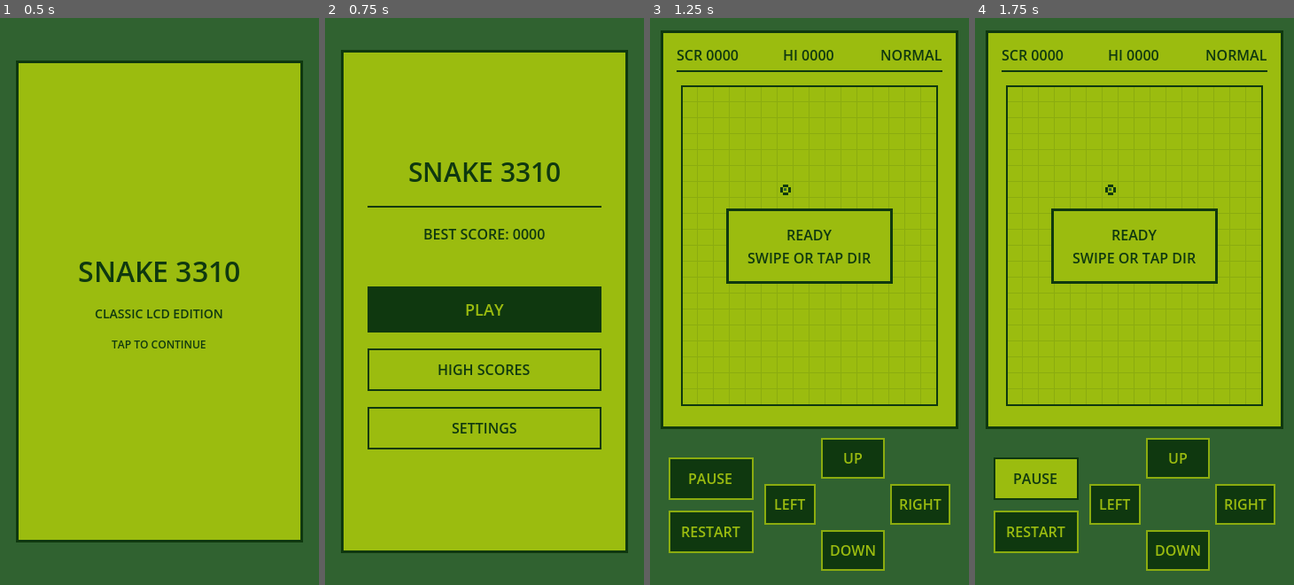
Above: before the commit, frames 1-4 (left to right).
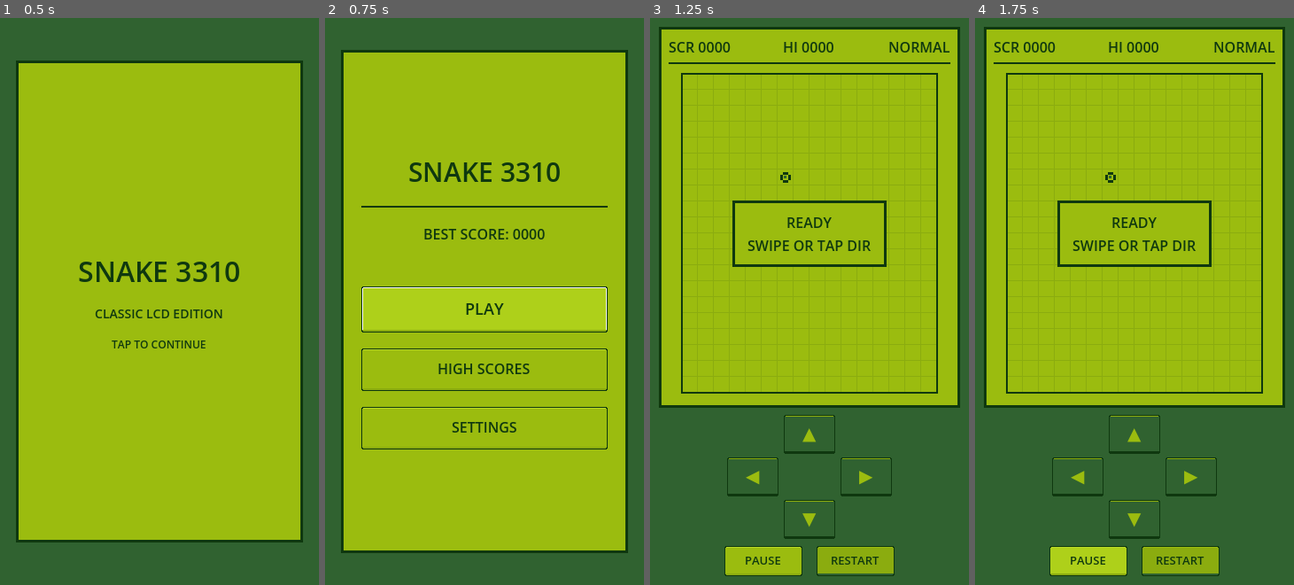
Above: after the commit, the same moments.

Repository: wiwiwinter/snake-3310-game
Game: Godot game, scene res://scenes/main/main.tscn
The game is run twice, just before and just after one commit, with the same random seed, the same clock (stepped at 60 frames per second) and the same inputs.
Inputs (mouse positions are in pixels of both pictures, inside the frame that each line leads up to):
- Up to frame 1 (0.5 s): no input
- Up to frame 2 (0.75 s): tap Enter (ui_accept) at 0.5 s; move the mouse to (554, 273) at 0.52 s; hold Right (move_right) from 0.53 s (still down); click (554, 273) at 0.67 s
- Up to frame 3 (1.25 s): keep holding Right (move_right); tap Enter (ui_accept) at 0.77 s
- Up to frame 4 (1.75 s): release Right (move_right) at 1.25 s; click "PAUSE" at 1.25 s

Frame 1 is identical in both runs. In frame 2, 6.9% of the frame differs, in the area x 11-89%, y 33-77%; in frame 3, 22%; in frame 4, 22%, in the area x 2-98%, y 1-99%.

Commit message:
test(qa): complete Phase 8 integration tests, Android Back support, and monochrome Game Boy UI polish

Diff:
--- a/scenes/game/game_scene.tscn
+++ b/scenes/game/game_scene.tscn
@@ -28,14 +28,14 @@
 anchor_bottom = 1.0
 grow_horizontal = 2
 grow_vertical = 2
-theme_override_constants/margin_left = 12
-theme_override_constants/margin_top = 14
-theme_override_constants/margin_right = 12
-theme_override_constants/margin_bottom = 14
+theme_override_constants/margin_left = 10
+theme_override_constants/margin_top = 10
+theme_override_constants/margin_right = 10
+theme_override_constants/margin_bottom = 10
 
 [node name="MainColumn" type="VBoxContainer" parent="SafeMargin"]
 layout_mode = 2
-theme_override_constants/separation = 10
+theme_override_constants/separation = 8
 
 [node name="LcdFrame" type="PanelContainer" parent="SafeMargin/MainColumn"]
 layout_mode = 2
@@ -232,75 +232,83 @@
 layout_mode = 2
 text = "MAIN MENU"
 
-[node name="KeypadDeck" type="HBoxContainer" parent="SafeMargin/MainColumn"]
-custom_minimum_size = Vector2(0, 152)
-layout_mode = 2
-theme_override_constants/separation = 12
+[node name="KeypadDeck" type="VBoxContainer" parent="SafeMargin/MainColumn"]
+layout_mode = 2
+theme_override_constants/separation = 8
 alignment = 1
 
-[node name="ActionColumn" type="VBoxContainer" parent="SafeMargin/MainColumn/KeypadDeck"]
-layout_mode = 2
-theme_override_constants/separation = 12
+[node name="DpadCenter" type="CenterContainer" parent="SafeMargin/MainColumn/KeypadDeck"]
+layout_mode = 2
+
+[node name="DpadGrid" type="GridContainer" parent="SafeMargin/MainColumn/KeypadDeck/DpadCenter"]
+layout_mode = 2
+theme_override_constants/h_separation = 6
+theme_override_constants/v_separation = 4
+columns = 3
+
+[node name="PadTL" type="Control" parent="SafeMargin/MainColumn/KeypadDeck/DpadCenter/DpadGrid"]
+custom_minimum_size = Vector2(58, 44)
+layout_mode = 2
+
+[node name="UpButton" type="Button" parent="SafeMargin/MainColumn/KeypadDeck/DpadCenter/DpadGrid"]
+unique_name_in_owner = true
+custom_minimum_size = Vector2(58, 44)
+layout_mode = 2
+theme_override_font_sizes/font_size = 20
+text = "▲"
+
+[node name="PadTR" type="Control" parent="SafeMargin/MainColumn/KeypadDeck/DpadCenter/DpadGrid"]
+custom_minimum_size = Vector2(58, 44)
+layout_mode = 2
+
+[node name="LeftButton" type="Button" parent="SafeMargin/MainColumn/KeypadDeck/DpadCenter/DpadGrid"]
+unique_name_in_owner = true
+custom_minimum_size = Vector2(58, 44)
+layout_mode = 2
+theme_override_font_sizes/font_size = 20
+text = "◀"
+
+[node name="PadCenter" type="Control" parent="SafeMargin/MainColumn/KeypadDeck/DpadCenter/DpadGrid"]
+custom_minimum_size = Vector2(58, 44)
+layout_mode = 2
+
+[node name="RightButton" type="Button" parent="SafeMargin/MainColumn/KeypadDeck/DpadCenter/DpadGrid"]
+unique_name_in_owner = true
+custom_minimum_size = Vector2(58, 44)
+layout_mode = 2
+theme_override_font_sizes/font_size = 20
+text = "▶"
+
+[node name="PadBL" type="Control" parent="SafeMargin/MainColumn/KeypadDeck/DpadCenter/DpadGrid"]
+custom_minimum_size = Vector2(58, 44)
+layout_mode = 2
+
+[node name="DownButton" type="Button" parent="SafeMargin/MainColumn/KeypadDeck/DpadCenter/DpadGrid"]
+unique_name_in_owner = true
+custom_minimum_size = Vector2(58, 44)
+layout_mode = 2
+theme_override_font_sizes/font_size = 20
+text = "▼"
+
+[node name="PadBR" type="Control" parent="SafeMargin/MainColumn/KeypadDeck/DpadCenter/DpadGrid"]
+custom_minimum_size = Vector2(58, 44)
+layout_mode = 2
+
+[node name="ActionRow" type="HBoxContainer" parent="SafeMargin/MainColumn/KeypadDeck"]
+layout_mode = 2
+theme_override_constants/separation = 16
 alignment = 1
 
-[node name="PauseButton" type="Button" parent="SafeMargin/MainColumn/KeypadDeck/ActionColumn"]
-unique_name_in_owner = true
-custom_minimum_size = Vector2(96, 48)
-layout_mode = 2
+[node name="PauseButton" type="Button" parent="SafeMargin/MainColumn/KeypadDeck/ActionRow"]
+unique_name_in_owner = true
+custom_minimum_size = Vector2(88, 34)
+layout_mode = 2
+theme_override_font_sizes/font_size = 13
 text = "PAUSE"
 
-[node name="RestartButton" type="Button" parent="SafeMargin/MainColumn/KeypadDeck/ActionColumn"]
-unique_name_in_owner = true
-custom_minimum_size = Vector2(96, 48)
-layout_mode = 2
+[node name="RestartButton" type="Button" parent="SafeMargin/MainColumn/KeypadDeck/ActionRow"]
+unique_name_in_owner = true
+custom_minimum_size = Vector2(88, 34)
+layout_mode = 2
+theme_override_font_sizes/font_size = 13
 text = "RESTART"
-
-[node name="DpadGrid" type="GridContainer" parent="SafeMargin/MainColumn/KeypadDeck"]
-layout_mode = 2
-theme_override_constants/h_separation = 6
-theme_override_constants/v_separation = 6
-columns = 3
-
-[node name="PadTL" type="Control" parent="SafeMargin/MainColumn/KeypadDeck/DpadGrid"]
-custom_minimum_size = Vector2(58, 46)
-layout_mode = 2
-
-[node name="UpButton" type="Button" parent="SafeMargin/MainColumn/KeypadDeck/DpadGrid"]
-unique_name_in_owner = true
-custom_minimum_size = Vector2(58, 46)
-layout_mode = 2
-text = "UP"
-
-[node name="PadTR" type="Control" parent="SafeMargin/MainColumn/KeypadDeck/DpadGrid"]
-custom_minimum_size = Vector2(58, 46)
-layout_mode = 2
-
-[node name="LeftButton" type="Button" parent="SafeMargin/MainColumn/KeypadDeck/DpadGrid"]
-unique_name_in_owner = true
-custom_minimum_size = Vector2(58, 46)
-layout_mode = 2
-text = "LEFT"
-
-[node name="PadCenter" type="Control" parent="SafeMargin/MainColumn/KeypadDeck/DpadGrid"]
-custom_minimum_size = Vector2(58, 46)
-layout_mode = 2
-
-[node name="RightButton" type="Button" parent="SafeMargin/MainColumn/KeypadDeck/DpadGrid"]
-unique_name_in_owner = true
-custom_minimum_size = Vector2(58, 46)
-layout_mode = 2
-text = "RIGHT"
-
-[node name="PadBL" type="Control" parent="SafeMargin/MainColumn/KeypadDeck/DpadGrid"]
-custom_minimum_size = Vector2(58, 46)
-layout_mode = 2
-
-[node name="DownButton" type="Button" parent="SafeMargin/MainColumn/KeypadDeck/DpadGrid"]
-unique_name_in_owner = true
-custom_minimum_size = Vector2(58, 46)
-layout_mode = 2
-text = "DOWN"
-
-[node name="PadBR" type="Control" parent="SafeMargin/MainColumn/KeypadDeck/DpadGrid"]
-custom_minimum_size = Vector2(58, 46)
-layout_mode = 2
--- a/scripts/core/main.gd
+++ b/scripts/core/main.gd
@@ -99,6 +99,29 @@
 		_screen_tween.kill()
 
 
+func _notification(what: int) -> void:
+	if what == NOTIFICATION_WM_GO_BACK_REQUEST:
+		handle_android_back()
+
+
+func handle_android_back() -> void:
+	match current_screen:
+		Screen.SPLASH:
+			show_main_menu()
+		Screen.SETTINGS, Screen.HIGH_SCORES:
+			_on_back_to_menu()
+		Screen.GAME:
+			if game_scene.session != null and (
+				game_scene.session.state == SnakeGameSession.State.PLAYING
+				or game_scene.session.state == SnakeGameSession.State.PAUSED
+			):
+				game_scene.toggle_pause()
+			else:
+				_on_back_to_menu()
+		Screen.MAIN_MENU:
+			pass
+
+
 func _switch_screen(target: Screen) -> void:
 	current_screen = target
 	splash_screen.visible = (target == Screen.SPLASH)
--- a/scripts/gameplay/game_scene.gd
+++ b/scripts/gameplay/game_scene.gd
@@ -218,8 +218,15 @@
 
 
 func _style_keypad() -> void:
-	for btn in [up_button, down_button, left_button, right_button, pause_button, restart_button]:
-		LcdTheme.style_keypad_button(btn)
+	for btn in [up_button, down_button, left_button, right_button]:
+		LcdTheme.apply_pixel_button(btn, LcdTheme.ButtonVariant.CYAN)
+	LcdTheme.apply_pixel_button(pause_button, LcdTheme.ButtonVariant.AMBER)
+	LcdTheme.apply_pixel_button(restart_button, LcdTheme.ButtonVariant.RED)
+	LcdTheme.apply_pixel_button(resume_button, LcdTheme.ButtonVariant.GREEN)
+	LcdTheme.apply_pixel_button(pause_restart_button, LcdTheme.ButtonVariant.AMBER)
+	LcdTheme.apply_pixel_button(pause_menu_button, LcdTheme.ButtonVariant.RED)
+	LcdTheme.apply_pixel_button(play_again_button, LcdTheme.ButtonVariant.GREEN)
+	LcdTheme.apply_pixel_button(game_over_menu_button, LcdTheme.ButtonVariant.RED)
 
 
 func _sync_view(last_result: SnakeGameSession.TickResult = SnakeGameSession.TickResult.NONE) -> void:
--- a/scripts/ui/high_score_screen.gd
+++ b/scripts/ui/high_score_screen.gd
@@ -13,6 +13,7 @@
 
 func _ready() -> void:
 	back_button.pressed.connect(func() -> void: back_requested.emit())
+	LcdTheme.apply_pixel_button(back_button, LcdTheme.ButtonVariant.RED)
 
 
 func _unhandled_input(event: InputEvent) -> void:
--- a/scripts/ui/lcd_theme.gd
+++ b/scripts/ui/lcd_theme.gd
@@ -1,55 +1,159 @@
 class_name LcdTheme
 extends RefCounted
-## Builds a shared monochrome green LCD Theme for menus, overlays, and keypad controls.
+## Shared monochrome LCD theme for the game screen plus tactile 9-slice pixel-bevel arcade buttons.
+
+enum ButtonVariant {
+	GREEN,
+	AMBER,
+	CYAN,
+	RED,
+}
+
+# Original 4-shade monochrome LCD palette: bright LCD buttons everywhere, darker Game Boy D-pad only.
+const PALETTES: Dictionary = {
+	ButtonVariant.GREEN: {
+		"fill": Color("#9BBC0F"),
+		"highlight": Color("#B8D926"),
+		"shadow": Color("#8BAC0F"),
+		"hover": Color("#AED01A"),
+		"outline": Color("#0F380F"),
+		"ink": Color("#0F380F"),
+	},
+	ButtonVariant.CYAN: {
+		# Classic darker Game Boy D-pad only
+		"fill": Color("#306230"),
+		"highlight": Color("#8BAC0F"),
+		"shadow": Color("#0F380F"),
+		"hover": Color("#3E7A3E"),
+		"outline": Color("#0F380F"),
+		"ink": Color("#9BBC0F"),
+	},
+	ButtonVariant.AMBER: {
+		"fill": Color("#9BBC0F"),
+		"highlight": Color("#B8D926"),
+		"shadow": Color("#8BAC0F"),
+		"hover": Color("#AED01A"),
+		"outline": Color("#0F380F"),
+		"ink": Color("#0F380F"),
+	},
+	ButtonVariant.RED: {
+		"fill": Color("#8BAC0F"),
+		"highlight": Color("#9BBC0F"),
+		"shadow": Color("#306230"),
+		"hover": Color("#9BBC0F"),
+		"outline": Color("#0F380F"),
+		"ink": Color("#0F380F"),
+	},
+}
+
+static var _cached_styleboxes: Dictionary = {}
 
 
 static func create_theme() -> Theme:
 	var theme := Theme.new()
 
-	# Standard LCD buttons (inside the #9BBC0F screen)
-	var btn_normal := _make_box(GameConfig.COLOR_LCD_BG, GameConfig.COLOR_LCD_DEEP, 2)
-	var btn_focus := _make_box(GameConfig.COLOR_LCD_DEEP, GameConfig.COLOR_LCD_DEEP, 2)
-	var btn_pressed := _make_box(GameConfig.COLOR_LCD_DARK, GameConfig.COLOR_LCD_DEEP, 2)
+	# Default Button style uses the energetic retro green pixel bevel.
+	var green_boxes: Dictionary = _get_variant_boxes(ButtonVariant.GREEN)
+	var green_ink: Color = PALETTES[ButtonVariant.GREEN]["ink"]
 
-	theme.set_stylebox("normal", "Button", btn_normal)
-	theme.set_stylebox("hover", "Button", btn_focus)
-	theme.set_stylebox("focus", "Button", btn_focus)
-	theme.set_stylebox("pressed", "Button", btn_pressed)
+	theme.set_stylebox("normal", "Button", green_boxes["normal"])
+	theme.set_stylebox("hover", "Button", green_boxes["hover"])
+	theme.set_stylebox("focus", "Button", green_boxes["focus"])
+	theme.set_stylebox("pressed", "Button", green_boxes["pressed"])
 
-	theme.set_color("font_color", "Button", GameConfig.COLOR_LCD_DEEP)
-	theme.set_color("font_hover_color", "Button", GameConfig.COLOR_LCD_BG)
-	theme.set_color("font_focus_color", "Button", GameConfig.COLOR_LCD_BG)
-	theme.set_color("font_pressed_color", "Button", GameConfig.COLOR_LCD_BG)
+	theme.set_color("font_color", "Button", green_ink)
+	theme.set_color("font_hover_color", "Button", green_ink)
+	theme.set_color("font_focus_color", "Button", green_ink)
+	theme.set_color("font_pressed_color", "Button", green_ink)
 	theme.set_color("font_color", "Label", GameConfig.COLOR_LCD_DEEP)
 
-	# LCD frame panel
-	var panel_box := _make_box(GameConfig.COLOR_LCD_BG, GameConfig.COLOR_LCD_DEEP, 3)
+	# Keep the core LCD frame strictly classic monochrome Nokia green.
+	var panel_box := StyleBoxFlat.new()
+	panel_box.bg_color = GameConfig.COLOR_LCD_BG
+	panel_box.border_color = GameConfig.COLOR_LCD_DEEP
+	panel_box.set_border_width_all(3)
 	theme.set_stylebox("panel", "PanelContainer", panel_box)
 
 	return theme
 
 
-static func style_keypad_button(button: Button) -> void:
-	# High-contrast tactile keypad buttons placed on the dark-green outer bezel.
-	var normal := _make_box(GameConfig.COLOR_LCD_DEEP, GameConfig.COLOR_LCD_LIGHT, 2)
-	var active := _make_box(GameConfig.COLOR_LCD_BG, GameConfig.COLOR_LCD_DEEP, 2)
-	button.add_theme_stylebox_override("normal", normal)
-	button.add_theme_stylebox_override("hover", active)
-	button.add_theme_stylebox_override("focus", active)
-	button.add_theme_stylebox_override("pressed", active)
-	button.add_theme_color_override("font_color", GameConfig.COLOR_LCD_BG)
-	button.add_theme_color_override("font_hover_color", GameConfig.COLOR_LCD_DEEP)
-	button.add_theme_color_override("font_focus_color", GameConfig.COLOR_LCD_DEEP)
-	button.add_theme_color_override("font_pressed_color", GameConfig.COLOR_LCD_DEEP)
+static func apply_pixel_button(button: Button, variant: ButtonVariant) -> void:
+	if button == null:
+		return
+	var boxes: Dictionary = _get_variant_boxes(variant)
+	var ink: Color = PALETTES[variant]["ink"]
+
+	button.add_theme_stylebox_override("normal", boxes["normal"])
+	button.add_theme_stylebox_override("hover", boxes["hover"])
+	button.add_theme_stylebox_override("focus", boxes["focus"])
+	button.add_theme_stylebox_override("pressed", boxes["pressed"])
+	button.add_theme_color_override("font_color", ink)
+	button.add_theme_color_override("font_hover_color", ink)
+	button.add_theme_color_override("font_focus_color", ink)
+	button.add_theme_color_override("font_pressed_color", ink)
 
 
-static func _make_box(bg: Color, border: Color, border_w: int) -> StyleBoxFlat:
-	var box := StyleBoxFlat.new()
-	box.bg_color = bg
-	box.border_color = border
-	box.set_border_width_all(border_w)
-	box.content_margin_left = 10
-	box.content_margin_right = 10
-	box.content_margin_top = 8
-	box.content_margin_bottom = 8
+static func _get_variant_boxes(variant: ButtonVariant) -> Dictionary:
+	if _cached_styleboxes.has(variant):
+		return _cached_styleboxes[variant]
+
+	var p: Dictionary = PALETTES[variant]
+	var boxes: Dictionary = {
+		"normal": _make_pixel_stylebox(p["fill"], p["highlight"], p["shadow"], p["outline"], false, false),
+		"hover": _make_pixel_stylebox(p["hover"], p["highlight"], p["shadow"], p["outline"], false, false),
+		"focus": _make_pixel_stylebox(p["hover"], Color.WHITE, p["shadow"], p["outline"], false, true),
+		"pressed": _make_pixel_stylebox(p["fill"], p["shadow"], p["shadow"], p["outline"], true, false),
+	}
+	_cached_styleboxes[variant] = boxes
+	return boxes
+
+
+static func _make_pixel_stylebox(
+	fill: Color,
+	highlight: Color,
+	shadow: Color,
+	outline: Color,
+	pressed: bool,
+	focused: bool
+) -> StyleBoxTexture:
+	# 16x16 pixel-art 9-slice with stepped 1px chamfered corners, top shine, and chunky 3D bottom lip.
+	var img := Image.create(16, 16, false, Image.FORMAT_RGBA8)
+	img.fill(Color(0, 0, 0, 0))
+
+	var top_y: int = 2 if pressed else 0
+	var bot_y: int = 15
+
+	for y in range(top_y, bot_y + 1):
+		for x in range(16):
+			# Step-chamfer the 4 outer corners for an authentic retro pixel silhouette.
+			var is_corner: bool = (
+				(x == 0 or x == 15) and (y == top_y or y == bot_y)
+			)
+			if is_corner:
+				continue
+
+			var is_outline: bool = (
+				x == 0 or x == 15 or y == top_y or y == bot_y
+				or ((x == 1 or x == 14) and (y == top_y + 1 or y == bot_y - 1))
+			)
+			if is_outline:
+				img.set_pixel(x, y, outline)
+			elif not pressed and y >= bot_y - 2:
+				img.set_pixel(x, y, shadow)
+			elif y == top_y + 1 or (focused and (x == 1 or x == 14)):
+				img.set_pixel(x, y, highlight)
+			else:
+				img.set_pixel(x, y, fill)
+
+	var tex := ImageTexture.create_from_image(img)
+	var box := StyleBoxTexture.new()
+	box.texture = tex
+	box.texture_margin_left = 4.0
+	box.texture_margin_right = 4.0
+	box.texture_margin_top = 5.0
+	box.texture_margin_bottom = 5.0
+	box.content_margin_left = 10.0
+	box.content_margin_right = 10.0
+	box.content_margin_top = 10.0 if pressed else 7.0
+	box.content_margin_bottom = 6.0 if pressed else 9.0
 	return box
--- a/scripts/ui/main_menu.gd
+++ b/scripts/ui/main_menu.gd
@@ -17,6 +17,10 @@
 	high_scores_button.pressed.connect(func() -> void: high_scores_requested.emit())
 	settings_button.pressed.connect(func() -> void: settings_requested.emit())
 
+	LcdTheme.apply_pixel_button(play_button, LcdTheme.ButtonVariant.GREEN)
+	LcdTheme.apply_pixel_button(high_scores_button, LcdTheme.ButtonVariant.GREEN)
+	LcdTheme.apply_pixel_button(settings_button, LcdTheme.ButtonVariant.GREEN)
+
 
 func refresh(score_manager: ScoreManager) -> void:
 	if score_manager != null and best_label != null:
--- a/scripts/ui/settings_screen.gd
+++ b/scripts/ui/settings_screen.gd
@@ -20,6 +20,12 @@
 	sfx_button.pressed.connect(_on_toggle_sfx)
 	music_button.pressed.connect(_on_toggle_music)
 	back_button.pressed.connect(func() -> void: back_requested.emit())
+
+	LcdTheme.apply_pixel_button(difficulty_button, LcdTheme.ButtonVariant.GREEN)
+	LcdTheme.apply_pixel_button(walls_button, LcdTheme.ButtonVariant.GREEN)
+	LcdTheme.apply_pixel_button(sfx_button, LcdTheme.ButtonVariant.GREEN)
+	LcdTheme.apply_pixel_button(music_button, LcdTheme.ButtonVariant.GREEN)
+	LcdTheme.apply_pixel_button(back_button, LcdTheme.ButtonVariant.RED)
 
 
 func _unhandled_input(event: InputEvent) -> void:
--- a/tests/test_phase6_ui.gd
+++ b/tests/test_phase6_ui.gd
@@ -136,8 +136,6 @@
 		main_node.game_scene.down_button,
 		main_node.game_scene.left_button,
 		main_node.game_scene.right_button,
-		main_node.game_scene.pause_button,
-		main_node.game_scene.restart_button,
 		main_node.game_scene.resume_button,
 		main_node.game_scene.pause_restart_button,
 		main_node.game_scene.pause_menu_button,
@@ -146,3 +144,5 @@
 	]
 	for btn in buttons_to_check:
 		_assert_true(btn.custom_minimum_size.y >= 44.0, "Button %s must meet >=44px tap target height" % btn.name)
+	for compact_btn in [main_node.game_scene.pause_button, main_node.game_scene.restart_button]:
+		_assert_true(compact_btn.custom_minimum_size.y >= 32.0, "Compact button %s must be >=32px tall" % compact_btn.name)
--- /dev/null
+++ b/tests/test_phase8_integration.gd
@@ -0,0 +1,124 @@
+extends SceneTree
+## Phase 8 integration, multi-resolution portrait layout, Android lifecycle, and performance tests.
+
+const TEST_SAVE_PATH: String = "res://.godot/test_phase8_save.cfg"
+
+var _failures: int = 0
+var _main_node: Main
+var _ran: bool = false
+
+
+func _initialize() -> void:
+	_cleanup_test_file()
+	var packed: PackedScene = load("res://scenes/main/main.tscn")
+	_assert_true(packed != null, "main.tscn must load cleanly")
+	if packed != null:
+		_main_node = packed.instantiate() as Main
+		root.add_child(_main_node)
+
+
+func _process(_delta: float) -> bool:
+	if _ran:
+		return true
+	_ran = true
+
+	if _main_node != null:
+		_test_portrait_resolutions(_main_node)
+		_test_android_lifecycle_and_back_button(_main_node)
+		_test_end_to_end_scoring_and_wraparound(_main_node)
+		_test_performance_benchmark()
+		_main_node.free()
+		_main_node = null
+
+	_cleanup_test_file()
+	if _failures == 0:
+		print("PASS: All Phase 8 integration, layout, lifecycle & performance tests succeeded.")
+		quit(0)
+	else:
+		printerr("FAIL: %d Phase 8 test(s) failed." % _failures)
+		quit(1)
+	return true
+
+
+func _assert_true(condition: bool, message: String) -> void:
+	if not condition:
+		printerr("  [FAIL] " + message)
+		_failures += 1
+
+
+func _cleanup_test_file() -> void:
+	var abs_path: String = ProjectSettings.globalize_path(TEST_SAVE_PATH)
+	if FileAccess.file_exists(abs_path):
+		DirAccess.remove_absolute(abs_path)
+
+
+func _test_portrait_resolutions(main_node: Main) -> void:
+	# Verify GameScene fits without horizontal or vertical overflow across common portrait Android ratios.
+	var viewports: Array[Vector2] = [
+		Vector2(360, 640),  # 16:9
+		Vector2(360, 780),  # 19.5:9
+		Vector2(360, 800),  # 20:9
+		Vector2(412, 915),  # Modern tall Android
+	]
+	main_node.show_game()
+	for vp in viewports:
+		main_node.size = vp
+		main_node.game_scene.size = vp
+		var min_sz: Vector2 = main_node.game_scene.get_combined_minimum_size()
+		_assert_true(min_sz.x <= vp.x, "GameScene min width %.1f must fit viewport width %.1f" % [min_sz.x, vp.x])
+		_assert_true(min_sz.y <= vp.y, "GameScene min height %.1f must fit viewport height %.1f" % [min_sz.y, vp.y])
+
+
+func _test_android_lifecycle_and_back_button(main_node: Main) -> void:
+	main_node.score_manager = ScoreManager.new(TEST_SAVE_PATH)
+	main_node.game_scene.configure(main_node.score_manager, main_node.audio_manager)
+
+	# Back from Settings -> Main Menu
+	main_node.show_settings()
+	main_node.handle_android_back()
+	_assert_true(main_node.current_screen == Main.Screen.MAIN_MENU, "Back in Settings should return to Main Menu")
+
+	# Back from High Scores -> Main Menu
+	main_node.show_high_scores()
+	main_node.handle_android_back()
+	_assert_true(main_node.current_screen == Main.Screen.MAIN_MENU, "Back in High Scores should return to Main Menu")
+
+	# App backgrounding during PLAYING must auto-pause
+	main_node.show_game()
+	main_node.game_scene.request_direction(Vector2i.RIGHT)
+	_assert_true(main_node.game_scene.session.state == SnakeGameSession.State.PLAYING, "Should be PLAYING")
+	main_node.game_scene.notification(Node.NOTIFICATION_APPLICATION_PAUSED)
+	_assert_true(main_node.game_scene.session.state == SnakeGameSession.State.PAUSED, "App pause must auto-pause gameplay")
+
+	# Back while PAUSED resumes gameplay
+	main_node.handle_android_back()
+	_assert_true(main_node.game_scene.session.state == SnakeGameSession.State.PLAYING, "Back while PAUSED should resume")
+
+
+func _test_end_to_end_scoring_and_wraparound(main_node: Main) -> void:
+	main_node.score_manager = ScoreManager.new(TEST_SAVE_PATH)
+	main_node.score_manager.set_wrap_walls(true)
+	main_node.score_manager.set_difficulty(GameConfig.Difficulty.HARD)
+	main_node.game_scene.configure(main_node.score_manager, main_node.audio_manager)
+	main_node.show_game()
+
+	_assert_true(main_node.game_scene.session.wrap_walls == true, "GameScene must apply saved wrap_walls setting")
+	_assert_true(
+		is_equal_approx(main_node.game_scene.move_interval, GameConfig.get_move_interval(GameConfig.Difficulty.HARD)),
+		"GameScene must apply saved HARD move interval"
+	)
+
+
+func _test_performance_benchmark() -> void:
+	var grid := GridSystem.new(16, 20, 18)
+	var session := SnakeGameSession.new(grid, true, 999)
+	var start_us: int = Time.get_ticks_usec()
+	for i in range(10000):
+		if session.state != SnakeGameSession.State.PLAYING:
+			session.reset(true, true)
+		if i % 17 == 0:
+			session.request_direction(Vector2i.DOWN if (i / 17) % 2 == 0 else Vector2i.RIGHT)
+		session.tick()
+	var elapsed_ms: float = float(Time.get_ticks_usec() - start_us) / 1000.0
+	print("BENCHMARK: 10,000 gameplay ticks completed in %.2f ms." % elapsed_ms)
+	_assert_true(elapsed_ms < 500.0, "10,000 gameplay ticks should complete well under 500ms")
Not shown, added: tests/test_phase8_integration.gd.uid
Not shown, changed: CHANGELOG.md
Not shown, changed: DEVELOPMENT_PLAN.md
Not shown, changed: GUIDE.md
